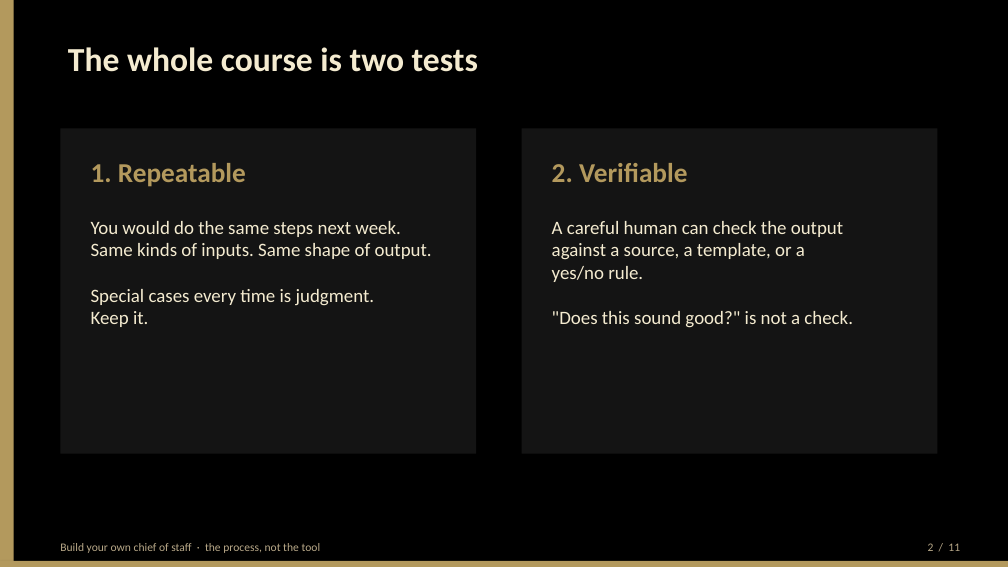
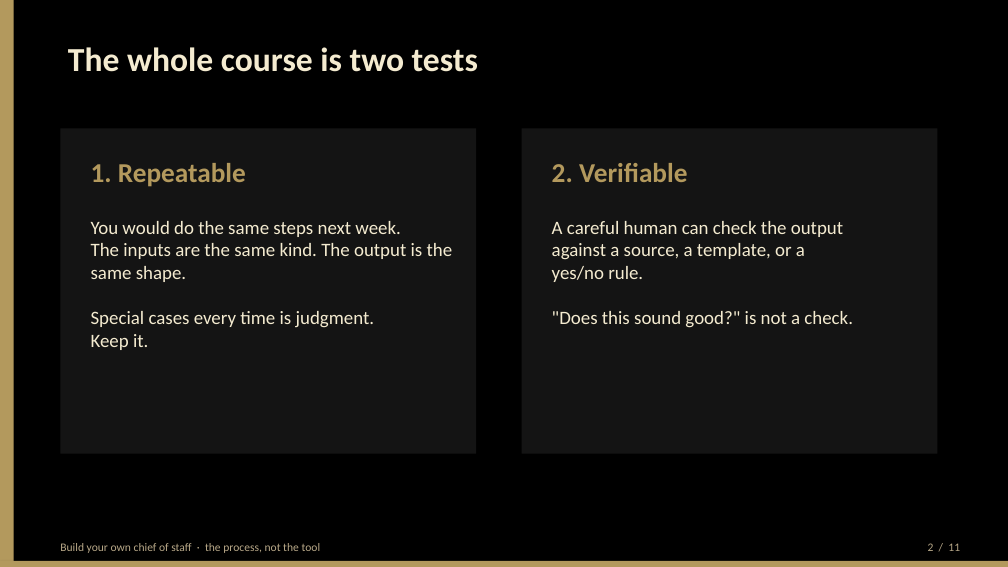
Before and after one commit to BittahCriminal/build-your-own-chief-of-staff, a slide deck: slide 2 of slides/building-your-own-chief-of-staff.pptx. Drawn at 1008x567 pixels with LibreOffice and Linux fonts; fonts in the diff are those of the drawing. Boxes give left, top, right and bottom in pixels: in the first picture for what was removed or moved away, otherwise in the second. Text is boxed around its words. In the diff, an @@ line names an element or a change of style, - is before the commit and + after.

```diff
--- a/slides/building-your-own-chief-of-staff.pptx
+++ b/slides/building-your-own-chief-of-staff.pptx
@@ text at (91,221,453,350): text changed @@
-You would do the same steps next week.
-Same kinds of inputs. Same shape of output.
-Special cases every time is judgment.
-Keep it.
+You would do the same steps next week.
+The inputs are the same kind. The output is the same shape.
+Special cases every time is judgment.
+Keep it.
```
Also in this commit, not shown: 8 other slides changed, 1 other file.
